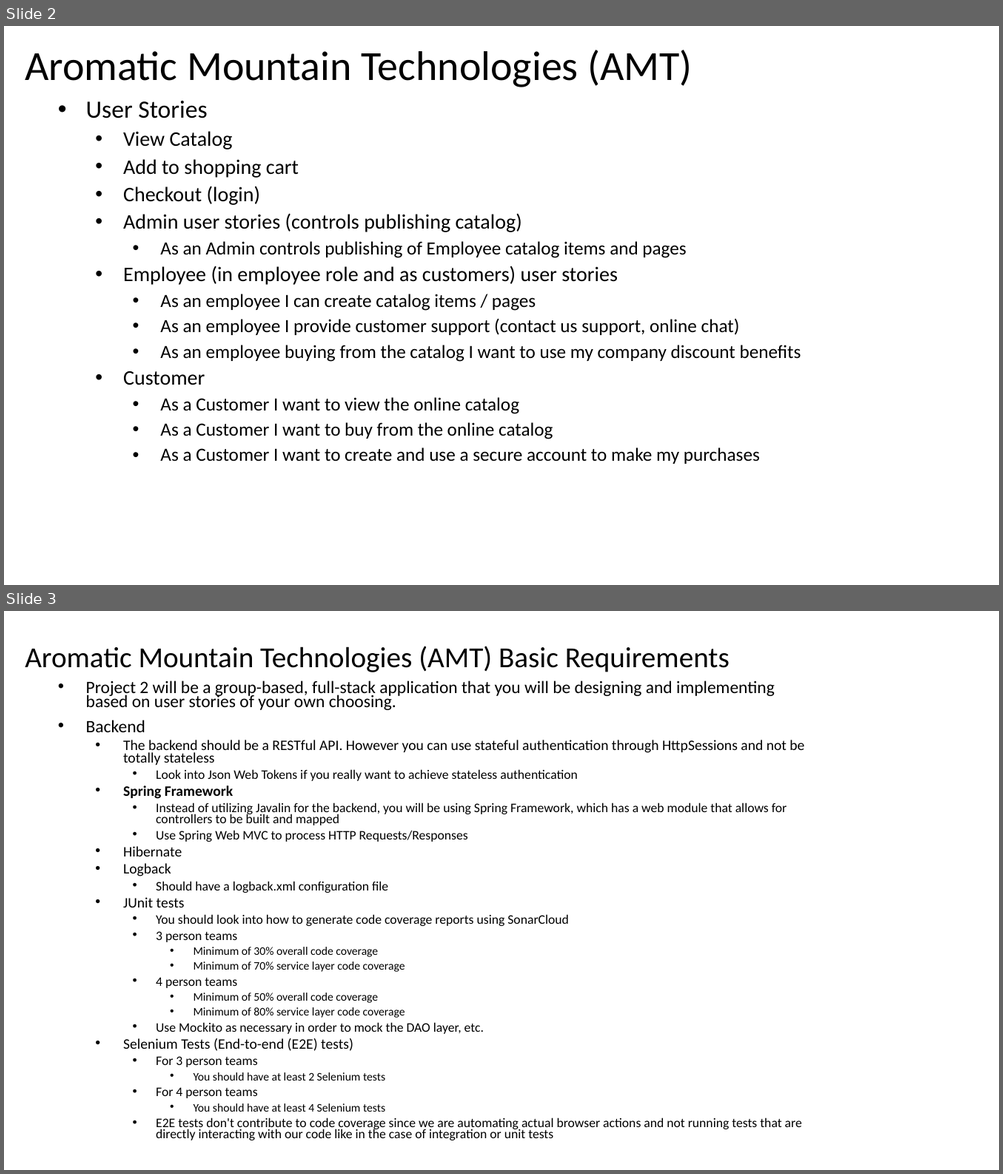
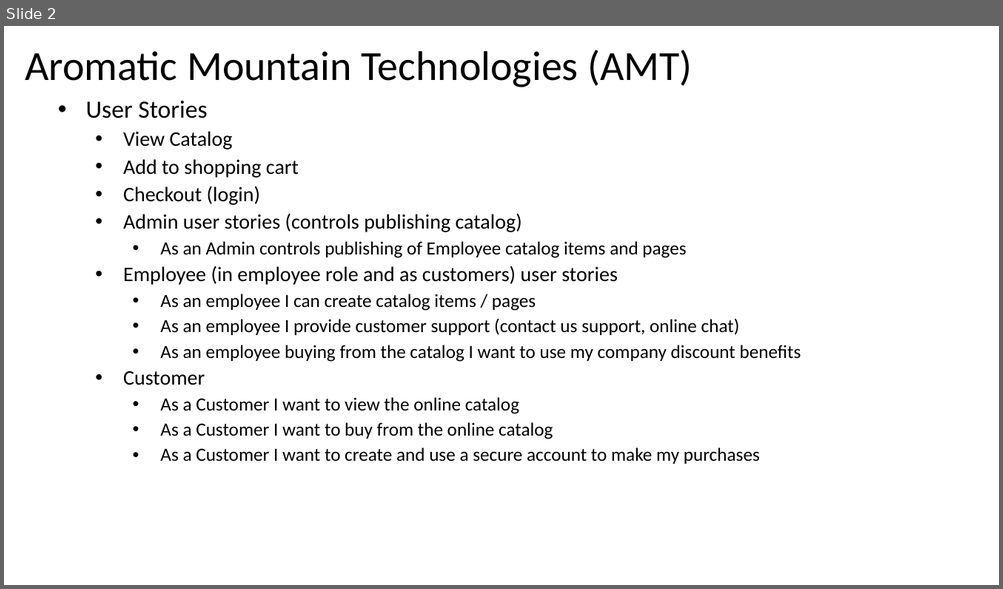
Before and after one commit to tlw8253/amt-mvc, a slide deck: docs/AMT-mvc.pptx. Shown one above the other, each under a label of ours: slides 2 and 3 before the commit, slide 2 after it. The pictures are 1003x1174 and 1003x589 pixels, drawn with LibreOffice and Linux fonts; fonts in the diff are those of the drawing. Boxes give left, top, right and bottom in pixels: in the first picture for what was removed or moved away, otherwise in the second. Text is boxed around its words. In the diff, an @@ line names an element or a change of style, - is before the commit and + after.

```diff
--- a/docs/AMT-mvc.pptx
+++ b/docs/AMT-mvc.pptx
@@ slide 3 removed at box(4, 611, 999, 1170), background #FFFFFF @@
@@ title removed at box(25, 646, 729, 672) @@
-Aromatic Mountain Technologies (AMT) Basic Requirements
@@ subtitle removed at box(86, 681, 804, 1141) @@
-• Project 2 will be a group-based, full-stack application that you will be designing and implementing based on user stories of your own choosing.
-• Backend
-  • The backend should be a RESTful API. However you can use stateful authentication through HttpSessions and not be totally stateless
-    • Look into Json Web Tokens if you really want to achieve stateless authentication
-  • Spring Framework
-    • Instead of utilizing Javalin for the backend, you will be using Spring Framework, which has a web module that allows for controllers to be built and mapped
-    • Use Spring Web MVC to process HTTP Requests/Responses
-  • Hibernate
-  • Logback
-    • Should have a logback.xml configuration file
-  • JUnit tests
-    • You should look into how to generate code coverage reports using SonarCloud
-    • 3 person teams
-      • Minimum of 30% overall code coverage
-      • Minimum of 70% service layer code coverage
-    • 4 person teams
-      • Minimum of 50% overall code coverage
-      • Minimum of 80% service layer code coverage
-    • Use Mockito as necessary in order to mock the DAO layer, etc.
-  • Selenium Tests (End-to-end (E2E) tests)
-    • For 3 person teams
-      • You should have at least 2 Selenium tests
-    • For 4 person teams
-      • You should have at least 4 Selenium tests
-    • E2E tests don't contribute to code coverage since we are automating actual browser actions and not running tests that are directly interacting with our code like in the case of integration or unit tests
```
Also in this commit, not shown: 2 slides changed, 2 slides added, 5 other slides removed, 23 other files.
